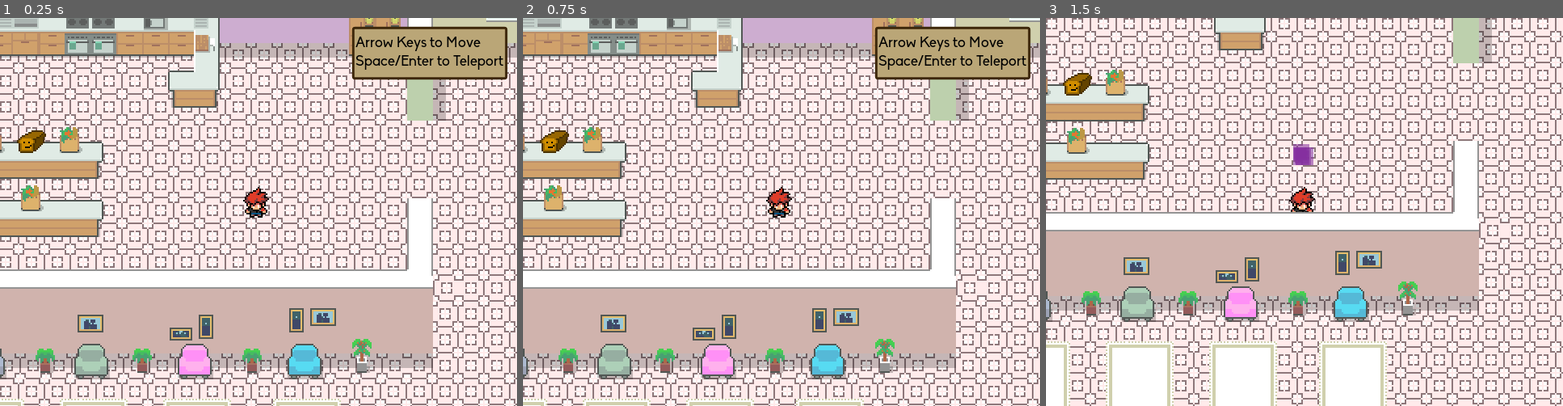
Above: before the commit, frames 1-3 (left to right).
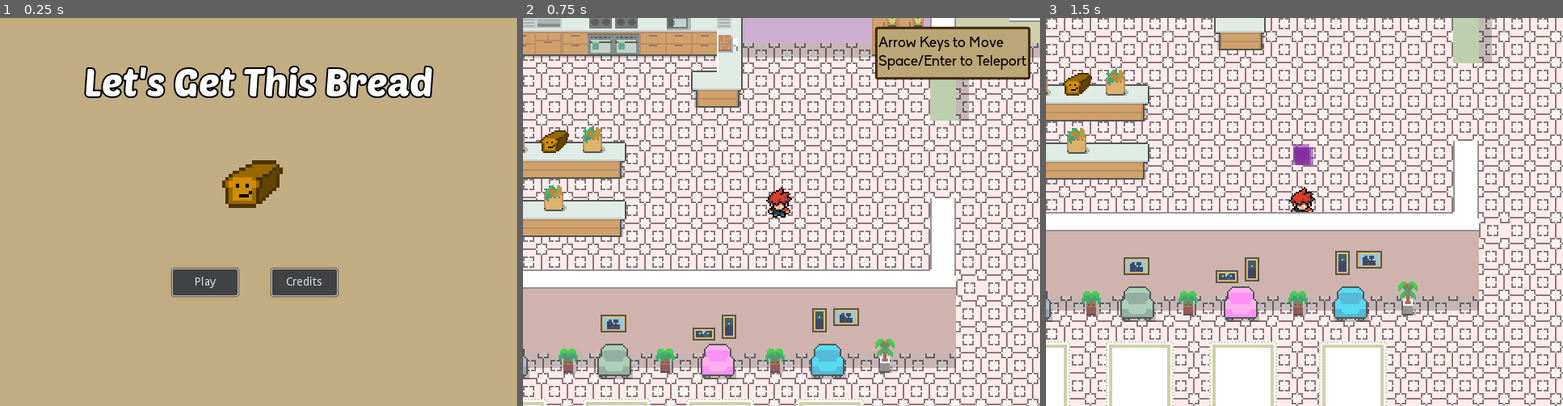
Above: after the commit, the same moments.

Repository: RokaRoka/get-this-bread
Game: Godot game, scene res://Menus/Title.tscn
Two runs of this game, one before a commit and one after it. Both use one fixed random seed, a clock stepped at 60 frames per second and the inputs below. Before the commit the project starts from res://Tilemap.tscn.
Inputs (mouse positions are in pixels of both pictures, inside the frame that each line leads up to):
- Up to frame 1 (0.25 s): no input
- Up to frame 2 (0.75 s): click (729, 281) at 0.5 s, where only the run after the commit has a clickable "Play"
- Up to frame 3 (1.5 s): tap Enter (ui_accept) at 1.25 s; hold Right (ui_right) from 1.28 s (still down)

The runs differ from the first frame. In frame 1, 93% of the frame differs, in the area x 0-100%, y 0-100%; in frame 2, nothing differs; in frame 3, nothing differs.

Commit message:
export templates

Diff:
--- a/project.godot
+++ b/project.godot
@@ -16,7 +16,7 @@
 [application]
 
 config/name="Let's Get This Bread"
-run/main_scene="res://Tilemap.tscn"
+run/main_scene="res://Menus/Title.tscn"
 config/icon="res://icon.png"
 
 [display]
Not shown: 30 places in Tilemap.tscn that only renumber resources
